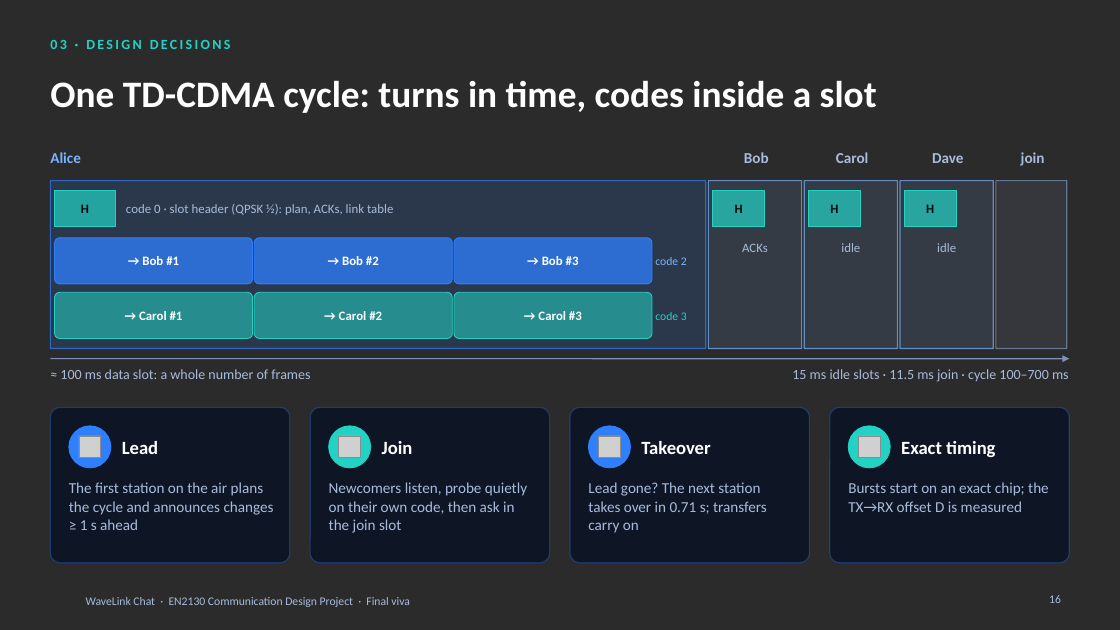
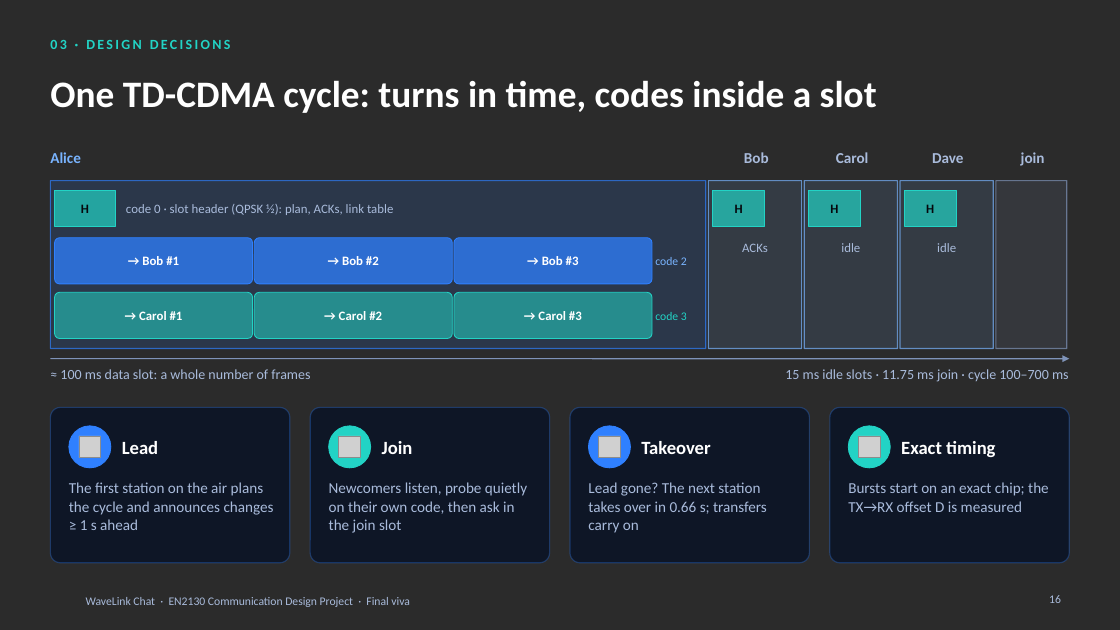
Before and after one commit to pxn-ai/WaveLink, a slide deck: slide 16 of WaveLink_App_Final/WaveLink_Chat_Final_Viva.pptx. Drawn at 1120x630 pixels with LibreOffice and Linux fonts; fonts in the diff are those of the drawing; grey boxes stand for pictures; background and template pictures are left out; a plain dark background stands for a picture behind light text. Boxes give left, top, right and bottom in pixels: in the first picture for what was removed or moved away, otherwise in the second. Text is boxed around its words. In the diff, an @@ line names an element or a change of style, - is before the commit and + after.

```diff
--- a/WaveLink_App_Final/WaveLink_Chat_Final_Viva.pptx
+++ b/WaveLink_App_Final/WaveLink_Chat_Final_Viva.pptx
@@ text at (x1=785, y1=369, x2=1069, y2=382): text changed @@
-15 ms idle slots · 11.5 ms join · cycle 100–700 ms
+15 ms idle slots · 11.75 ms join · cycle 100–700 ms
@@ text at (x1=588, y1=482, x2=767, y2=533): text changed @@
-Lead gone? The next station takes over in 0.71 s; transfers carry on
+Lead gone? The next station takes over in 0.66 s; transfers carry on
```
Also in this commit, not shown: 22 other slides changed, 6 other files.
